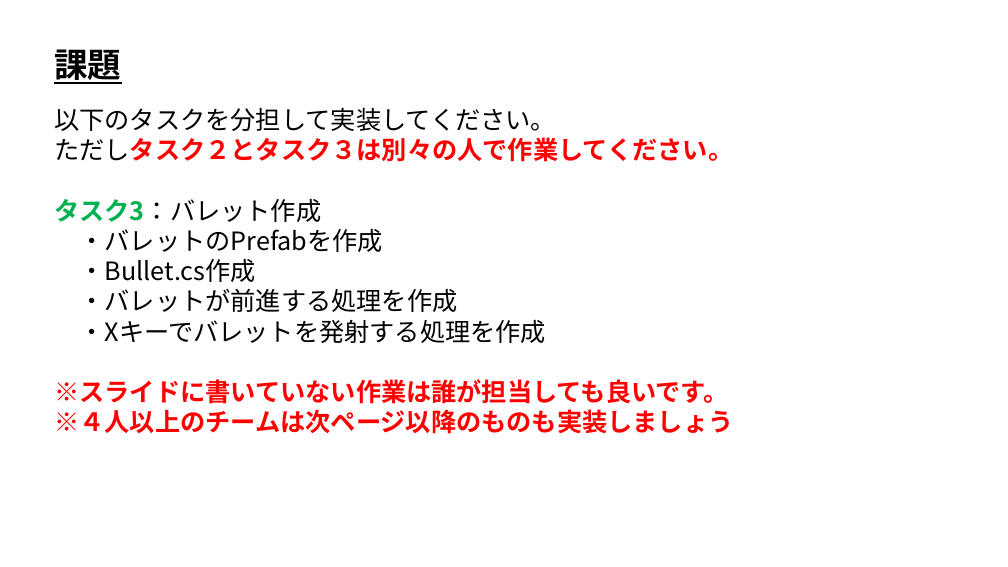
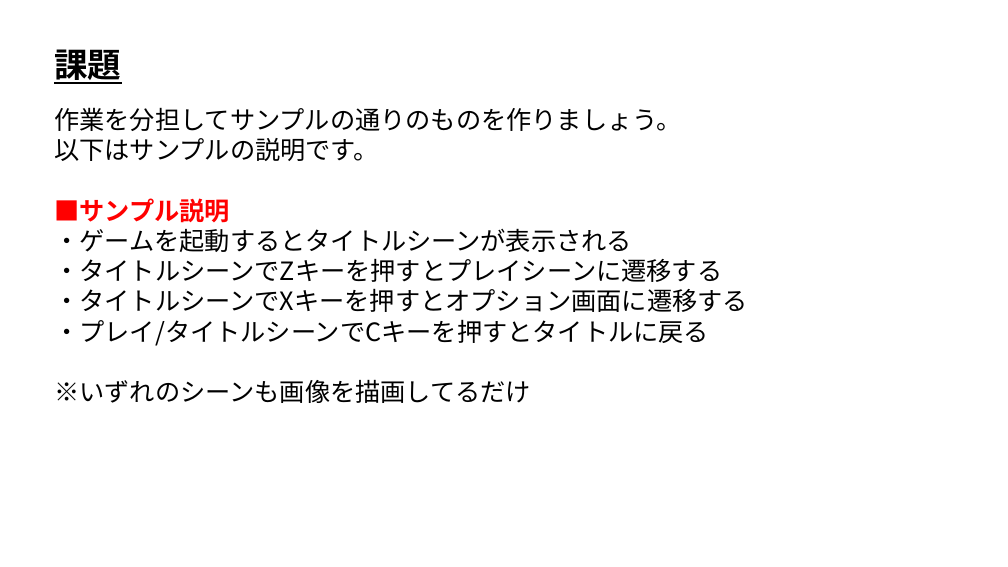
Before and after one commit to ArakiYusuke-Ohara/Textbook, a slide deck: slide 1 of ゲーム科1年/01_後期/ゲーム制作実習Ⅰ/バージョン管理/09_ここまでの課題.pptx (slide 3 before the commit). Drawn at 1008x567 pixels with LibreOffice and Linux fonts; fonts in the diff are those of the drawing. Boxes give left, top, right and bottom in pixels: in the first picture for what was removed or moved away, otherwise in the second. Text is boxed around its words. In the diff, an @@ line names an element or a change of style, - is before the commit and + after.

Commit message:
Githubバージョン管理作成

```diff
--- a/ゲーム科1年/01_後期/ゲーム制作実習Ⅰ/バージョン管理/09_ここまでの課題.pptx
+++ b/ゲーム科1年/01_後期/ゲーム制作実習Ⅰ/バージョン管理/09_ここまでの課題.pptx
@@ text at <box>54,107,748,403</box>: text changed @@
-以下のタスクを分担して実装してください。
-ただしタスク２とタスク３は別々の人で作業してください。
-タスク3：バレット作成
-・バレットのPrefabを作成
-・Bullet.cs作成
-・バレットが前進する処理を作成
-・Xキーでバレットを発射する処理を作成
-※スライドに書いていない作業は誰が担当しても良いです。
-※４人以上のチームは次ページ以降のものも実装しましょう
+作業を分担してサンプルの通りのものを作りましょう。
+以下はサンプルの説明です。
+■サンプル説明
+・ゲームを起動するとタイトルシーンが表示される
+・タイトルシーンでZキーを押すとプレイシーンに遷移する
+・タイトルシーンでXキーを押すとオプション画面に遷移する
+・プレイ/タイトルシーンでCキーを押すとタイトルに戻る
+※いずれのシーンも画像を描画してるだけ
```
Also in this commit, not shown: 2 slides added, 4 slides removed, 53 other files.
